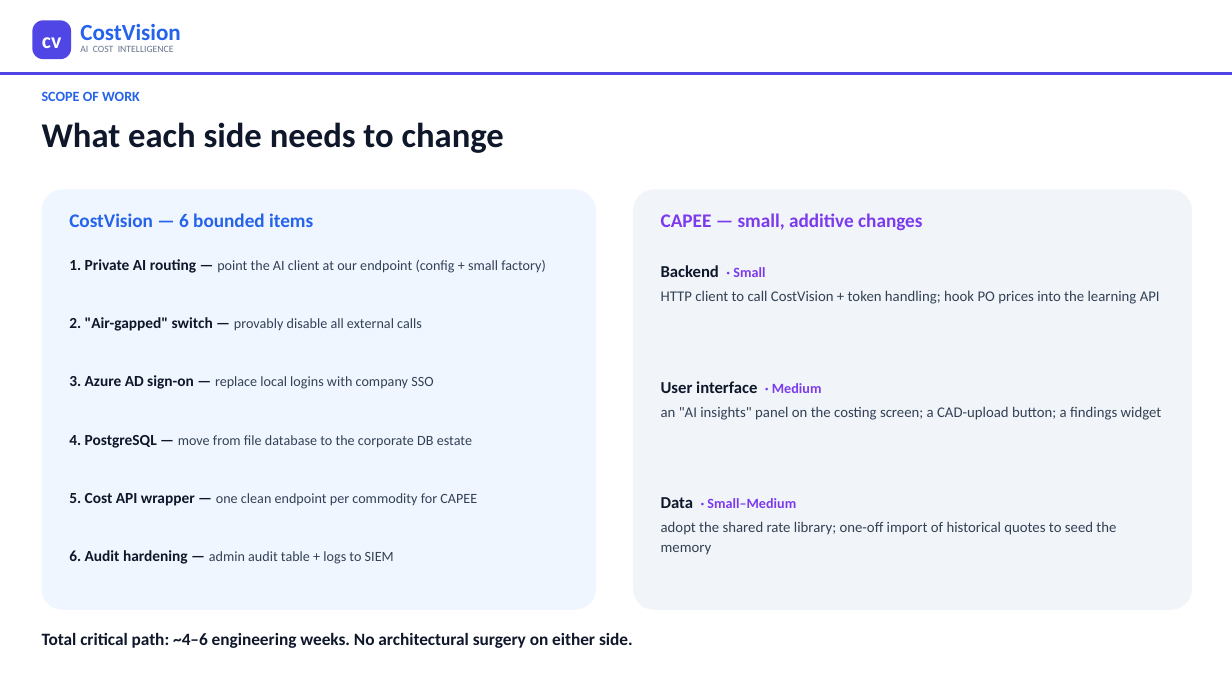
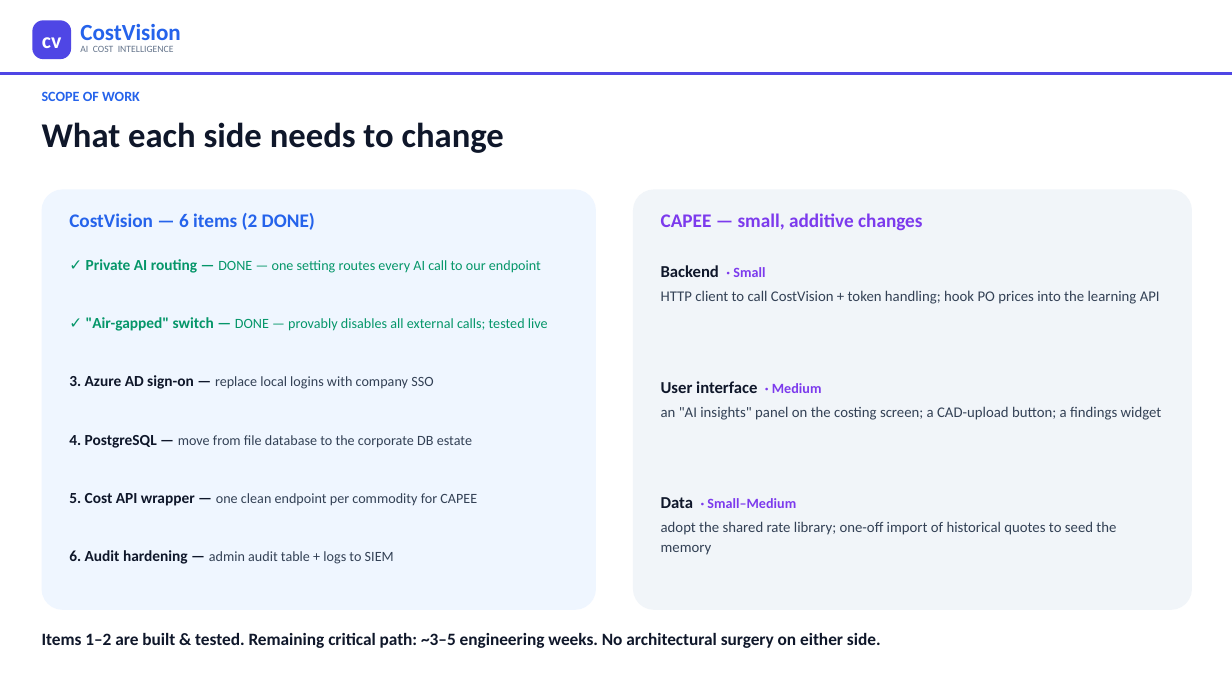
Before and after one commit to bhosaleavinash546/leamington-marathi, a slide deck: slide 11 of CostVision-Implementation-Blueprint.pptx. Drawn at 1232x693 pixels with LibreOffice and Linux fonts; fonts in the diff are those of the drawing. Boxes give left, top, right and bottom in pixels: in the first picture for what was removed or moved away, otherwise in the second. Text is boxed around its words. In the diff, an @@ line names an element or a change of style, - is before the commit and + after.

```diff
--- a/CostVision-Implementation-Blueprint.pptx
+++ b/CostVision-Implementation-Blueprint.pptx
@@ text at (69,213,315,230): text changed @@
-CostVision — 6 bounded items
+CostVision — 6 items (2 DONE)
@@ text at (86,259,541,273): text changed; text colour #334155 to #059669 @@
-1. Private AI routing — point the AI client at our endpoint (config + small factory)
+✓ Private AI routing — DONE — one setting routes every AI call to our endpoint
@@ text at (86,317,548,331): text changed; text colour #334155 to #059669 @@
-2. "Air-gapped" switch — provably disable all external calls
+✓ "Air-gapped" switch — DONE — provably disables all external calls; tested live
@@ text at (42,633,881,648): text changed @@
-Total critical path: ~4–6 engineering weeks. No architectural surgery on either side.
+Items 1–2 are built & tested. Remaining critical path: ~3–5 engineering weeks. No architectural surgery on either side.
```
Also in this commit, not shown: 11 other slides changed, 2 other files.
